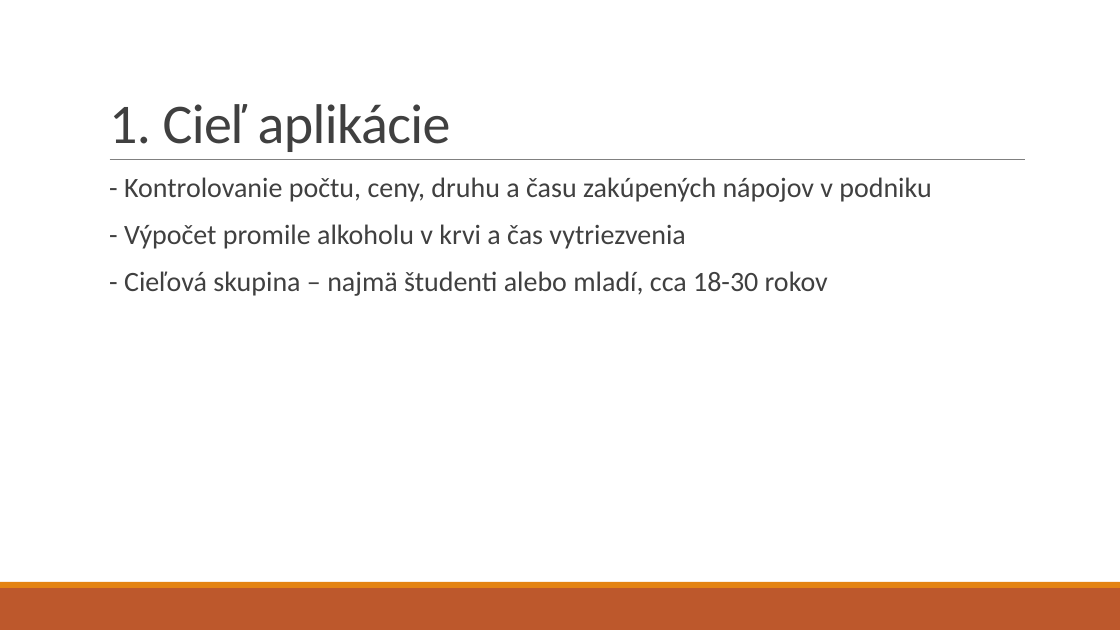
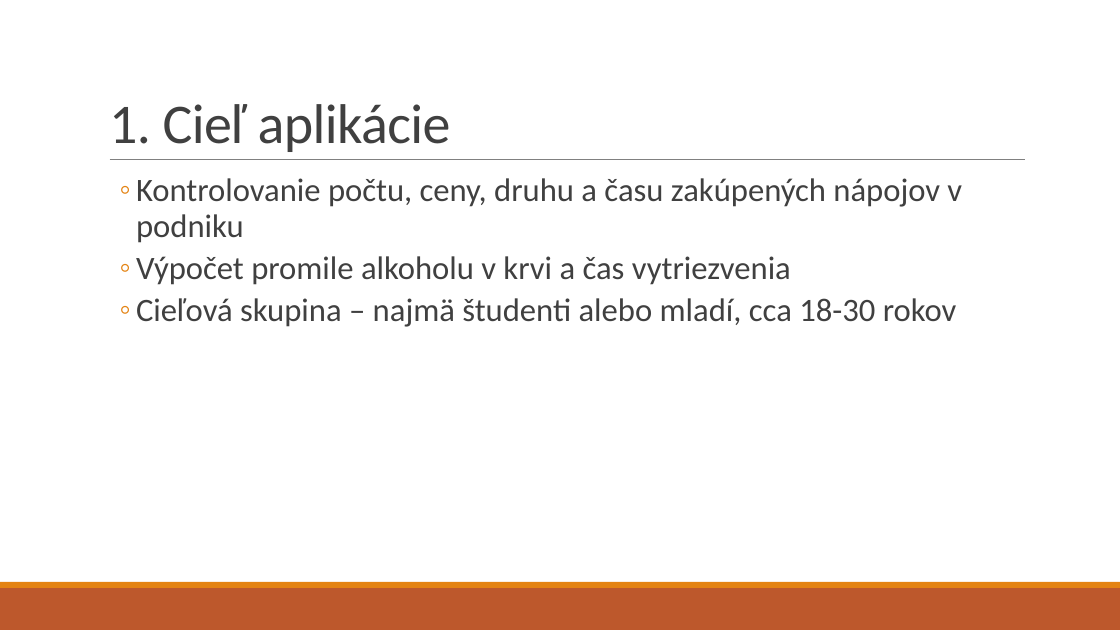
Before and after one commit to rtrembecky/drink_tracker, a slide deck: slide 4 of Presentation/Drink Tracker.pptx. Drawn at 1120x630 pixels with LibreOffice and Linux fonts; fonts in the diff are those of the drawing. Boxes give left, top, right and bottom in pixels: in the first picture for what was removed or moved away, otherwise in the second. Text is boxed around its words. In the diff, an @@ line names an element or a change of style, - is before the commit and + after.

```diff
--- a/Presentation/Drink Tracker.pptx
+++ b/Presentation/Drink Tracker.pptx
@@ text at box(136, 178, 962, 327): text changed; size 24 to 28 pt @@
-  - Kontrolovanie počtu, ceny, druhu a času zakúpených nápojov v podniku
-  - Výpočet promile alkoholu v krvi a čas vytriezvenia
-  - Cieľová skupina – najmä študenti alebo mladí, cca 18-30 rokov
+  ◦ Kontrolovanie počtu, ceny, druhu a času zakúpených nápojov v podniku
+  ◦ Výpočet promile alkoholu v krvi a čas vytriezvenia
+  ◦ Cieľová skupina – najmä študenti alebo mladí, cca 18-30 rokov
```
Also in this commit, not shown: 7 other slides changed, 9 other files.
